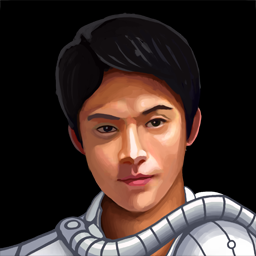
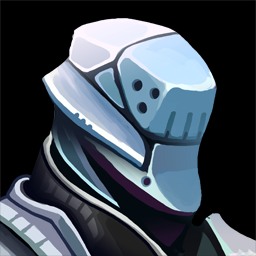
Layer changes from the first 256x256 image to the second:
renamed "1" to "Слой 4", painted on it over [0, 12, 256, 256]
hid "f", painted on it over [0, 0, 256, 256]
